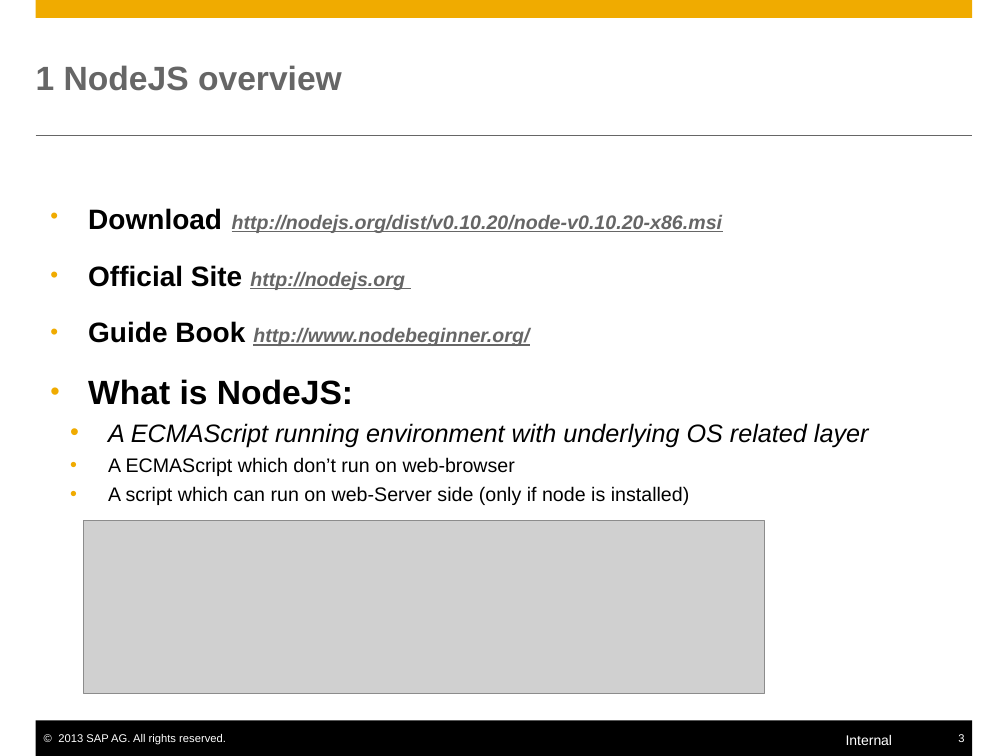
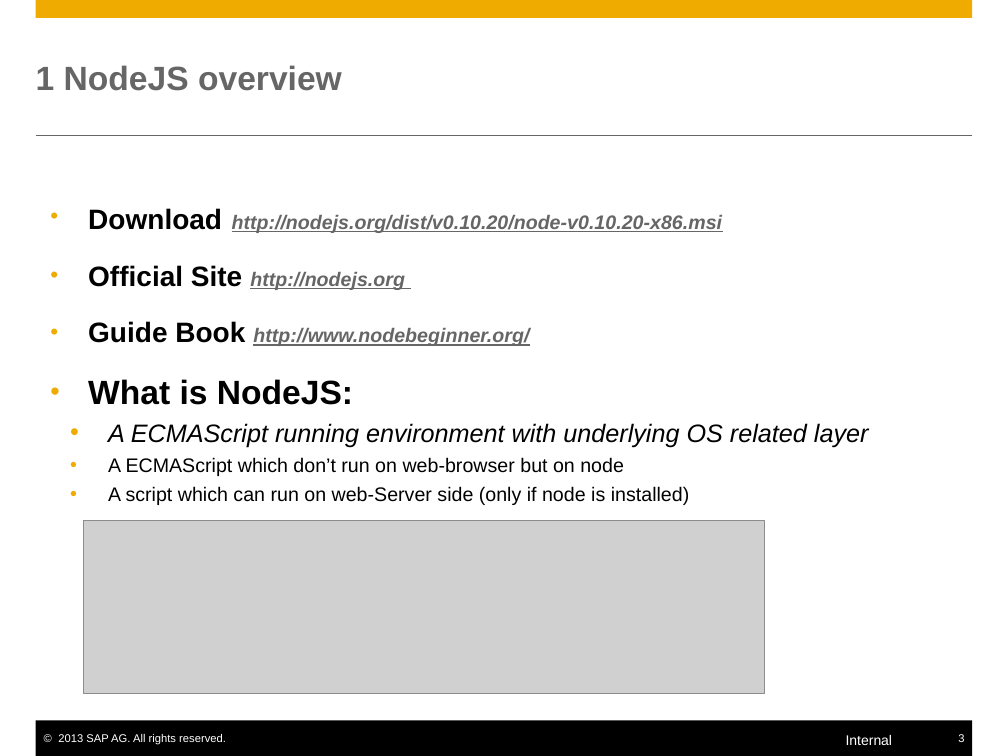
Before and after one commit to yjhcjykwbk-jlsec/mynodejs, a slide deck: slide 3 of nodejs.pptx. Drawn at 1008x756 pixels with LibreOffice and Linux fonts; fonts in the diff are those of the drawing; grey boxes stand for pictures. Boxes give left, top, right and bottom in pixels: in the first picture for what was removed or moved away, otherwise in the second. Text is boxed around its words. In the diff, an @@ line names an element or a change of style, - is before the commit and + after.

```diff
--- a/nodejs.pptx
+++ b/nodejs.pptx
@@ text at (x1=108, y1=457, x2=624, y2=476): text changed @@
-    • A ECMAScript which don’t run on web-browser
+    • A ECMAScript which don’t run on web-browser but on node
```
Also in this commit, not shown: 17 other slides changed, 8 slides added, 2 slides removed, 6 other files.
